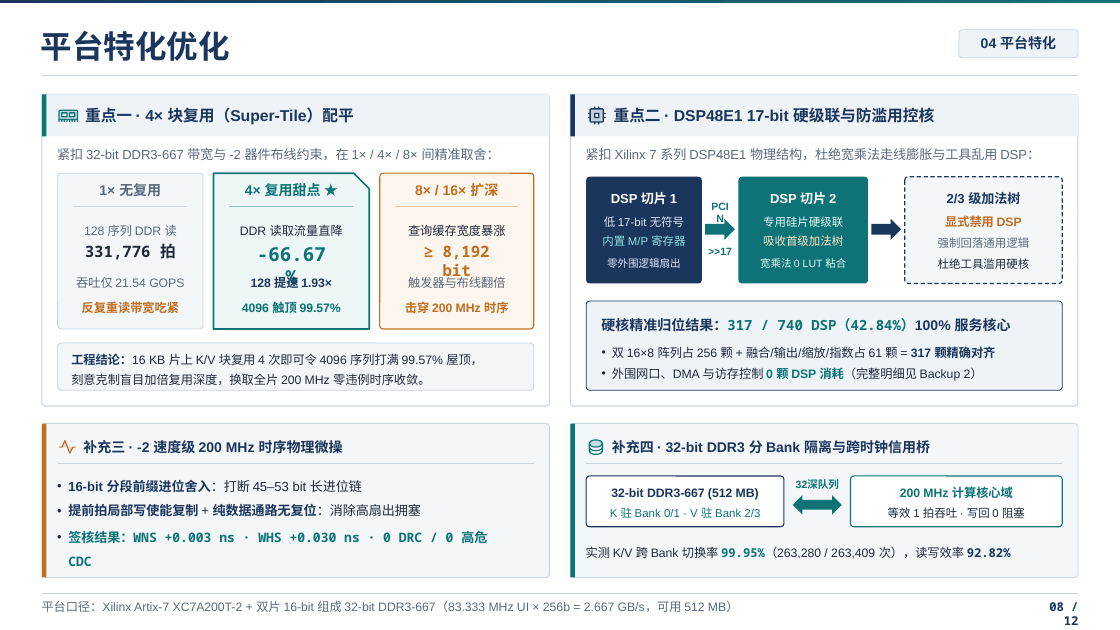
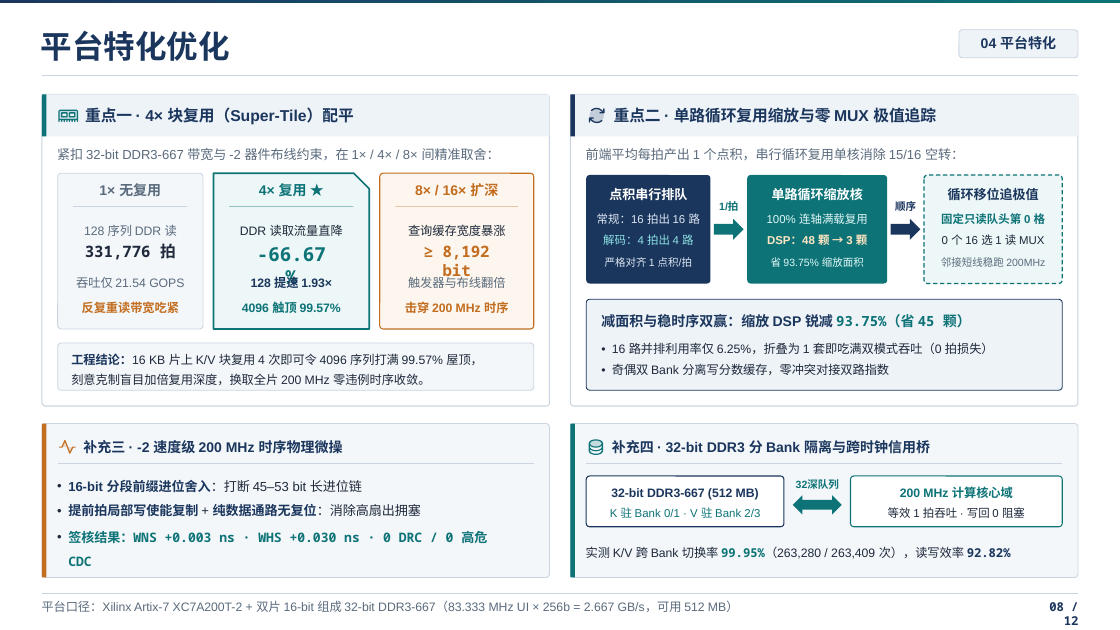
Before and after one commit to seuNahida/FPT26, a slide deck: slide 8 of fpt26_cn_finals_gqa_v46_20261119_215010.pptx. Drawn at 1120x630 pixels with LibreOffice and Linux fonts; fonts in the diff are those of the drawing. Boxes give left, top, right and bottom in pixels: in the first picture for what was removed or moved away, otherwise in the second. Text is boxed around its words. In the diff, an @@ line names an element or a change of style, - is before the commit and + after.

```diff
--- a/fpt26_cn_finals_gqa_v46_20261119_215010.pptx
+++ b/fpt26_cn_finals_gqa_v46_20261119_215010.pptx
@@ freeform shape at (589,107,605,123): outline redrawn @@
@@ freeform shape at (590,108,604,123): outline redrawn @@
@@ text at (614,107,936,123): text changed @@
-重点二 · DSP48E1 17-bit 硬级联与防滥用控核
+重点二 · 单路循环复用缩放与零 MUX 极值追踪
@@ text at (586,148,964,160): text changed @@
-紧扣 Xilinx 7 系列 DSP48E1 物理结构，杜绝宽乘法走线膨胀与工具乱用 DSP：
+前端平均每拍产出 1 个点积，串行循环复用单核消除 15/16 空转：
@@ rounded rectangle: place and size @@
-rounded rectangle at (586,176,702,283)
+rounded rectangle at (586,175,711,283)
@@ proportions changed in 3 elements at (586,299,1063,390), (586,175,711,283), (748,175,888,283) @@
@@ rounded rectangle: place and size @@
-rounded rectangle at (739,176,868,283)
+rounded rectangle at (748,175,888,283)
@@ rounded rectangle: place and size @@
-rounded rectangle at (905,176,1063,283)
+rounded rectangle at (924,175,1063,283)
@@ rounded rectangle at (924,175,1063,283): fill #F4F7FA to #EDF7F7; outline #1B365D 0.97 pt to #0D7377 1.05 pt; proportions changed @@
@@ text at (259,183,307,196): text changed @@
-4× 复用甜点 ★
+4× 复用 ★
@@ text at (609,188,687,200): text changed @@
-DSP 切片 1
+点积串行排队
@@ text at (719,202,738,213): text changed @@
-PCIN
+1/拍
@@ text added at (772,188,863,200), 11.2 pt, text #FFFFFF, bold @@
+单路循环缩放核
@@ text added at (895,199,916,213), 9 pt, text #1B365D, bold @@
+顺序
@@ text at (948,188,1039,200): text changed @@
-2/3 级加法树
+循环移位追极值
@@ text at (597,213,700,224): text changed @@
-低 17-bit 无符号
+常规：16 拍出 16 路
@@ text at (603,234,693,245): text changed @@
-内置 M/P 寄存器
+解码：4 拍出 4 路
@@ right arrow: place and size @@
-right arrow at (706,218,735,239)
+right arrow at (714,218,744,239)
@@ text at (767,232,867,248): text changed; text colour #E0F7F7 to #FFE6C2; bold on @@
-专用硅片硬级联
+DSP：48 颗 → 3 颗
@@ text at (767,213,868,224): text changed; size 11.2 to 9.8 pt; text colour #FFFFFF to #E0F7F7; bold off @@
-DSP 切片 2
+100% 连轴满载复用
@@ right arrow: place and size @@
-right arrow at (872,218,902,239)
+right arrow at (891,218,920,239)
@@ text at (941,213,1045,224): text changed; size 10.5 to 9.8 pt; text colour #C26D1F to #0D7377 @@
-显式禁用 DSP
+固定只读队头第 0 格
@@ text at (942,234,1044,245): text changed; text colour #5A6B7D to #1E293B @@
-强制回落通用逻辑
+0 个 16 选 1 读 MUX
@@ text at (605,257,692,267): text changed @@
-零外围逻辑扇出
+严格对齐 1 点积/拍
@@ text removed at (708,247,732,255) @@
->>17
@@ text removed at (760,258,846,268) @@
-宽乘法 0 LUT 粘合
@@ text at (771,257,864,267): text changed; size 9.8 to 9 pt; text colour #FFE6C2 to #E0F7F7 @@
-吸收首级加法树
+省 93.75% 缩放面积
@@ text at (941,257,1045,267): text changed; size 9.8 to 9 pt; text colour #1E293B to #5A6B7D @@
-杜绝工具滥用硬核
+邻接短线稳跑 200MHz
@@ text at (601,312,971,330): text changed; font Noto Sans Mono to Arial; text colour #0D7377 to #1B365D @@
-硬核精准归位结果：317 / 740 DSP（42.84%）100% 服务核心
+减面积与稳时序双赢：缩放 DSP 锐减 93.75%（省 45 颗）
@@ text at (612,342,994,375): text changed @@
-• 双 16×8 阵列占 256 颗 + 融合/输出/缩放/指数占 61 颗 = 317 颗精确对齐
-• 外围网口、DMA 与访存控制 0 颗 DSP 消耗（完整明细见 Backup 2）
+• 16 路并排利用率仅 6.25%，折叠为 1 套即吃满双模式吞吐（0 拍损失）
+• 奇偶双 Bank 分离写分数缓存，零冲突对接双路指数
```
Also in this commit, not shown: 6 other slides changed.
